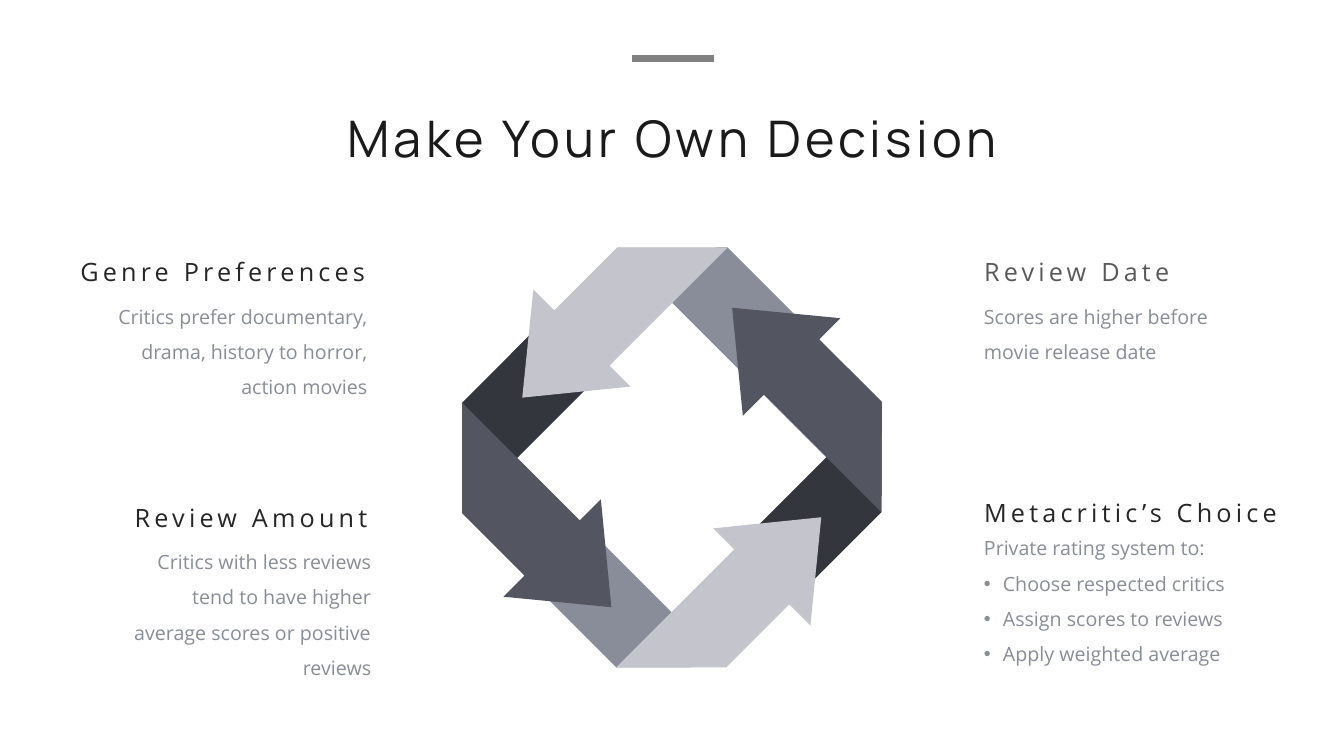
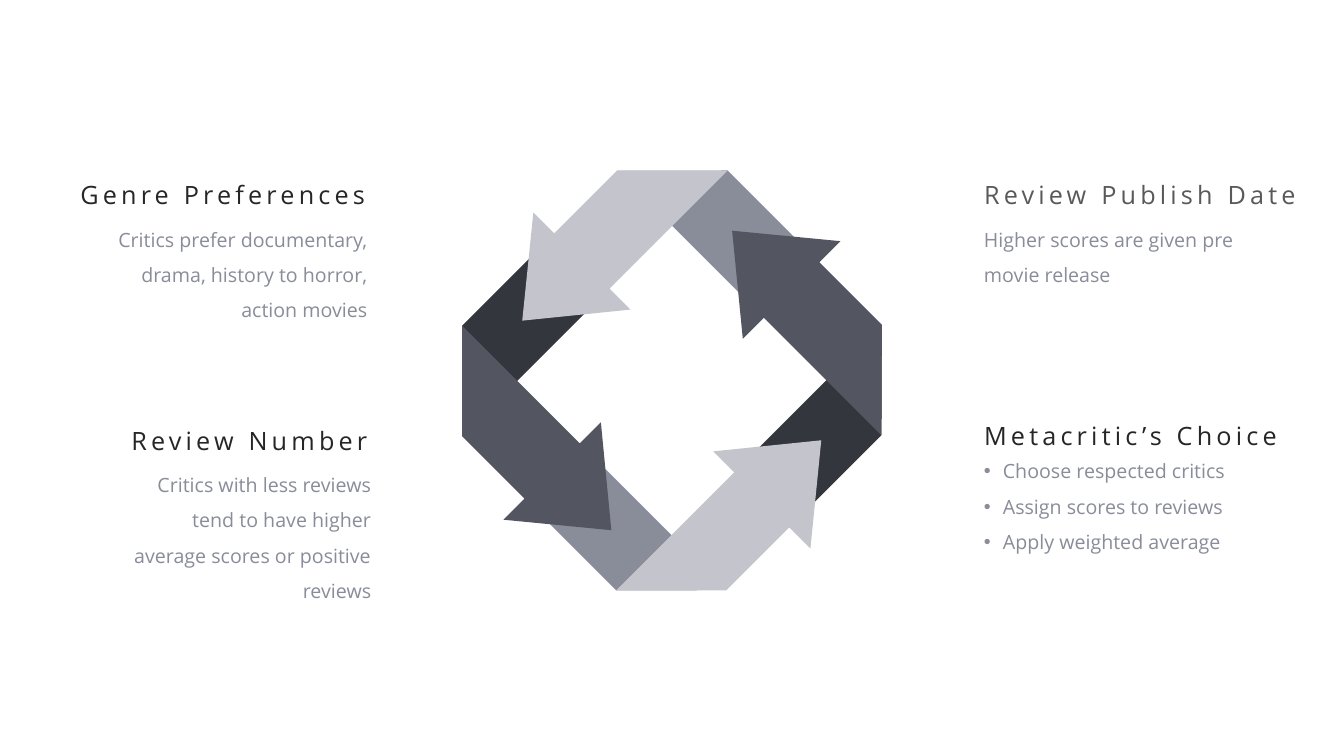
Before and after one commit to miazhx/metacritic, a slide deck: slide 19 of Presentation - Mia.pptx (slide 14 before the commit). Drawn at 1344x756 pixels with LibreOffice and Linux fonts; fonts in the diff are those of the drawing. Boxes give left, top, right and bottom in pixels: in the first picture for what was removed or moved away, otherwise in the second. Text is boxed around its words. In the diff, an @@ line names an element or a change of style, - is before the commit and + after.

```diff
--- a/Presentation - Mia.pptx
+++ b/Presentation - Mia.pptx
@@ line removed from (632, 58) to (714, 58) @@
@@ text removed at (347, 120, 996, 158) @@
-Make Your Own Decision
@@ 3 freeform shapes, 1 text: place and size @@
-3 freeform shapes, 1 text at (386, 259, 1277, 656)
+3 freeform shapes, 1 text at (386, 181, 1277, 579)
@@ text at (984, 185, 1296, 204): text changed @@
-Review Date
+Review Publish Date
@@ text at (984, 232, 1233, 282): text changed @@
-Scores are higher before movie release date
+Higher scores are given pre movie release
@@ 5 freeform shapes, 3 texts: place and size @@
-5 freeform shapes, 3 texts at (80, 171, 937, 743)
+5 freeform shapes, 3 texts at (80, 95, 937, 667)
@@ text at (131, 431, 368, 451): text changed @@
-Review Amount
+Review Number
@@ text "Choose respected critics": place and size @@
-text "Choose respected critics" at (984, 541, 1225, 666)
+text "Choose respected critics" at (1003, 463, 1225, 554)
@@ text at (984, 541, 1205, 560): paragraph removed @@
-Private rating system to:
```
Also in this commit, not shown: 7 other slides changed, 9 slides added, 4 slides removed, 8 other files.
